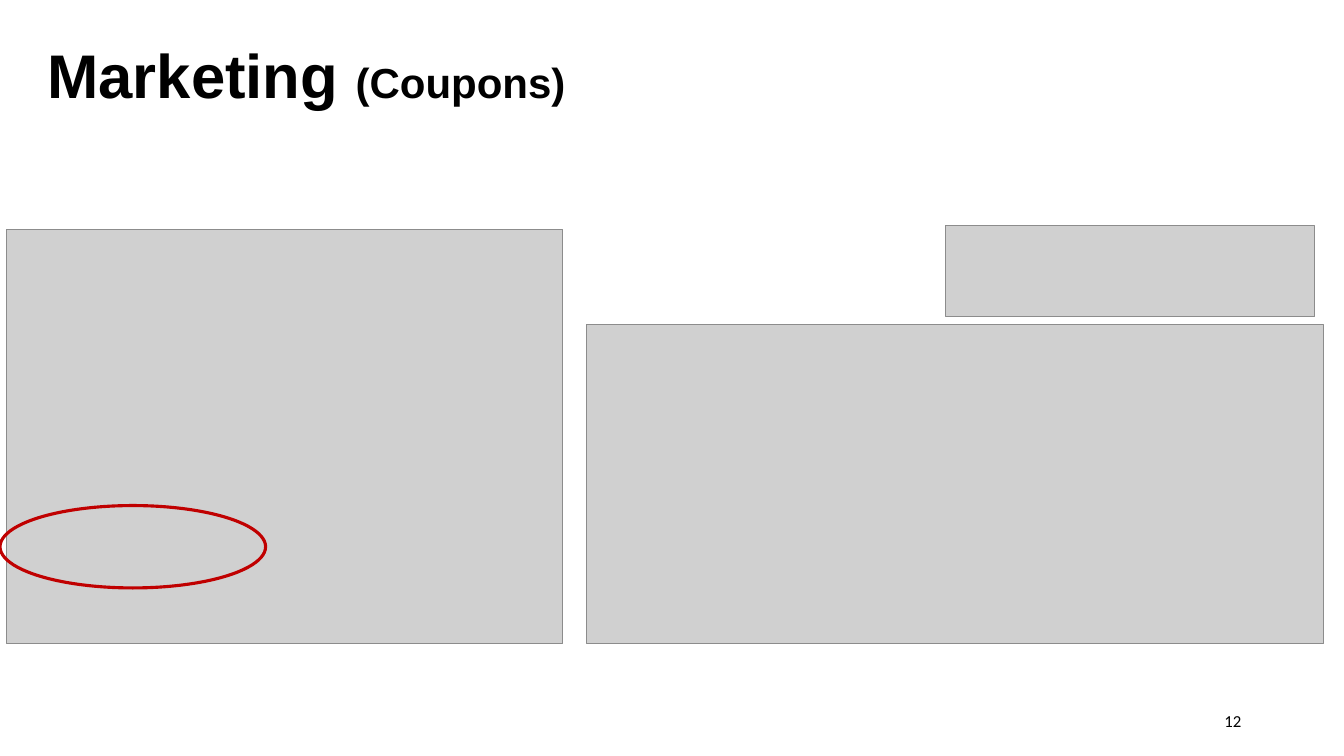
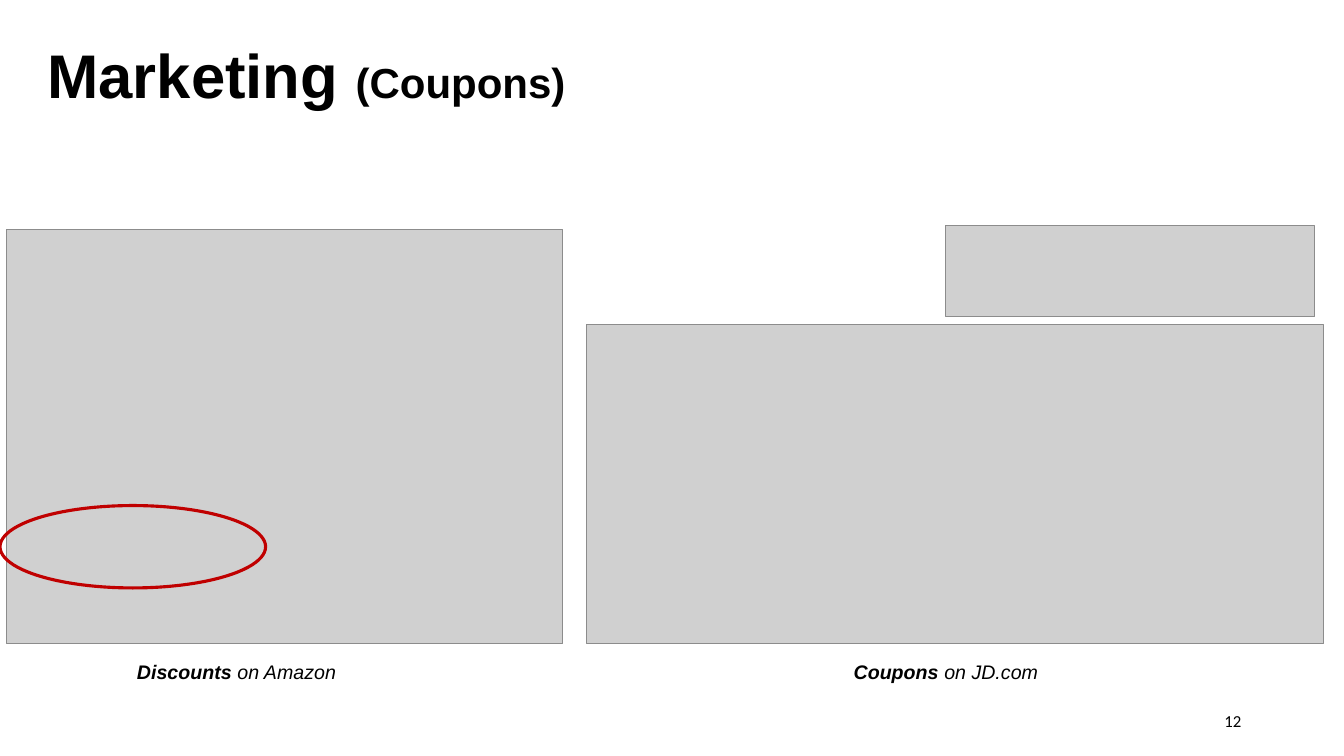
Before and after one commit to lrrong2020/Technical-Writing, a slide deck: slide 12 of Technical Writing.pptx. Drawn at 1344x756 pixels with LibreOffice and Linux fonts; fonts in the diff are those of the drawing; grey boxes stand for pictures. Boxes give left, top, right and bottom in pixels: in the first picture for what was removed or moved away, otherwise in the second. Text is boxed around its words. In the diff, an @@ line names an element or a change of style, - is before the commit and + after.

```diff
--- a/Technical Writing.pptx
+++ b/Technical Writing.pptx
@@ text added at (137, 664, 336, 680), 14 pt, text #000000, bold, italic @@
+Discounts on Amazon
@@ text added at (854, 665, 1038, 683), 14 pt, text #000000, italic @@
+Coupons on JD.com
```
Also in this commit, not shown: 2 other slides changed, 2 slides added, 1 slide removed.
